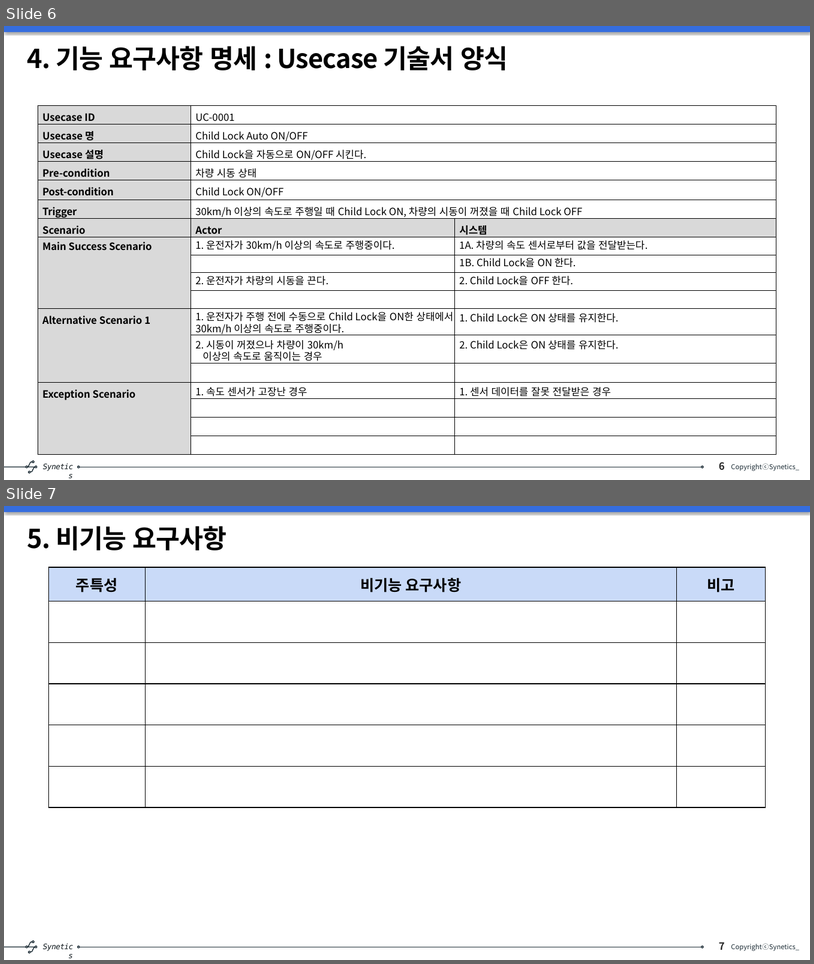
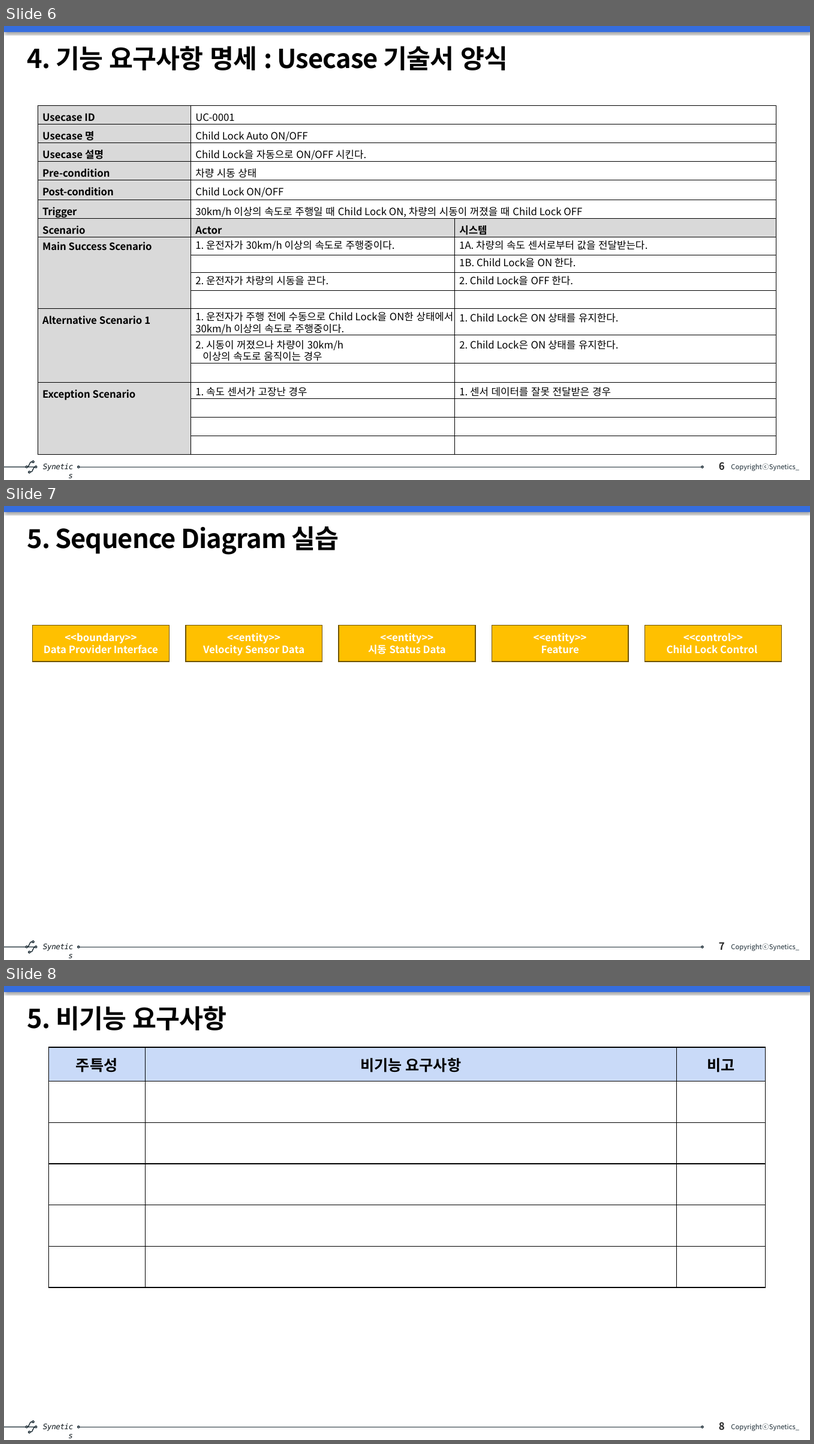
Before and after one commit to s-eunbi-kim/SeSSAC_202501, a slide deck: 01_요구사항 실습/SW 요구사항 분석 및 설계_3조.pptx. Shown one above the other, each under a label of ours: slides 6 and 7 before the commit, slides 6, 7 and 8 after it. The pictures are 814x964 and 814x1444 pixels, drawn with LibreOffice and Linux fonts; fonts in the diff are those of the drawing. Boxes give left, top, right and bottom in pixels: in the first picture for what was removed or moved away, otherwise in the second. Text is boxed around its words. In the diff, an @@ line names an element or a change of style, - is before the commit and + after.

```diff
--- a/01_요구사항 실습/SW 요구사항 분석 및 설계_3조.pptx
+++ b/01_요구사항 실습/SW 요구사항 분석 및 설계_3조.pptx
@@ slide 7 added at box(4, 506, 810, 960), background #FFFFFF; not listed: 14 template elements that a slide beside it also shows @@
@@ title added at box(27, 526, 339, 555), 31 pt, text #000000, bold @@
+5. Sequence Diagram 실습
@@ rectangle added at box(32, 625, 169, 661), fill #FFC000, outline #705400 1 pt, 12 pt, text #FFFFFF, bold @@
+<<boundary>>
+Data Provider Interface
@@ rectangle added at box(185, 625, 322, 661), fill #FFC000, outline #705400 1 pt, 12 pt, text #FFFFFF, bold @@
+<<entity>>
+Velocity Sensor Data
@@ rectangle added at box(339, 625, 476, 661), fill #FFC000, outline #705400 1 pt, 12 pt, text #FFFFFF, bold @@
+<<entity>>
+시동 Status Data
@@ rectangle added at box(492, 625, 629, 661), fill #FFC000, outline #705400 1 pt, 12 pt, text #FFFFFF, bold @@
+<<entity>>
+Feature
@@ rectangle added at box(645, 625, 782, 661), fill #FFC000, outline #705400 1 pt, 12 pt, text #FFFFFF, bold @@
+<<control>>
+Child Lock Control
@@ what was slide 7 is now slide 8 @@
@@ page number at box(719, 1422, 725, 1430): text changed @@
-7
+8
```
